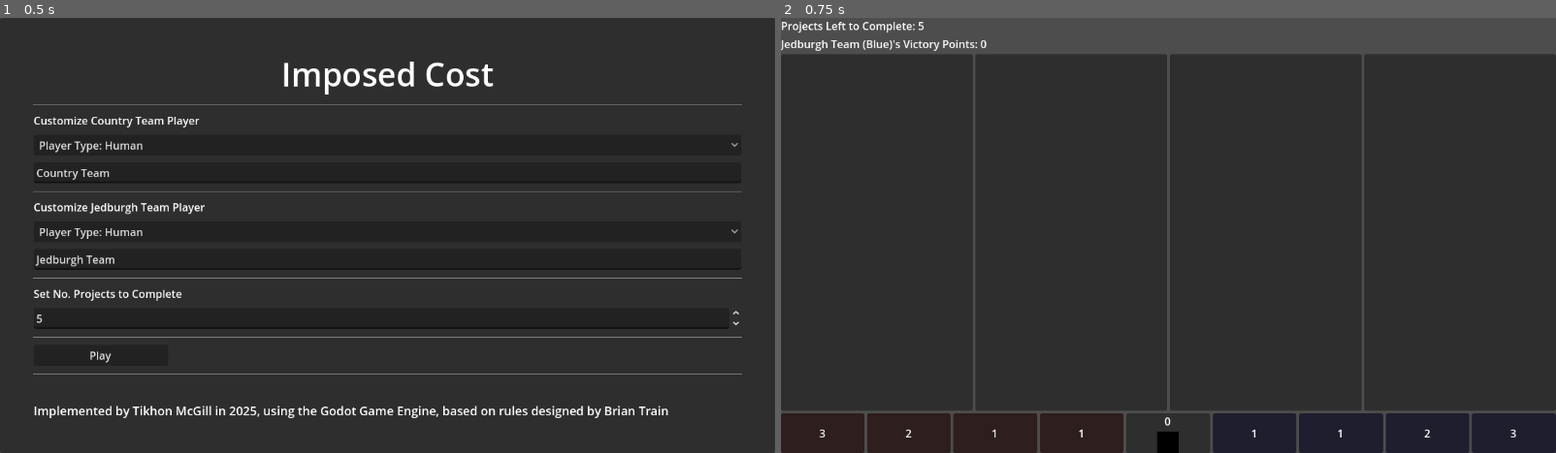
Above: before the commit, frames 1-2 (left to right).
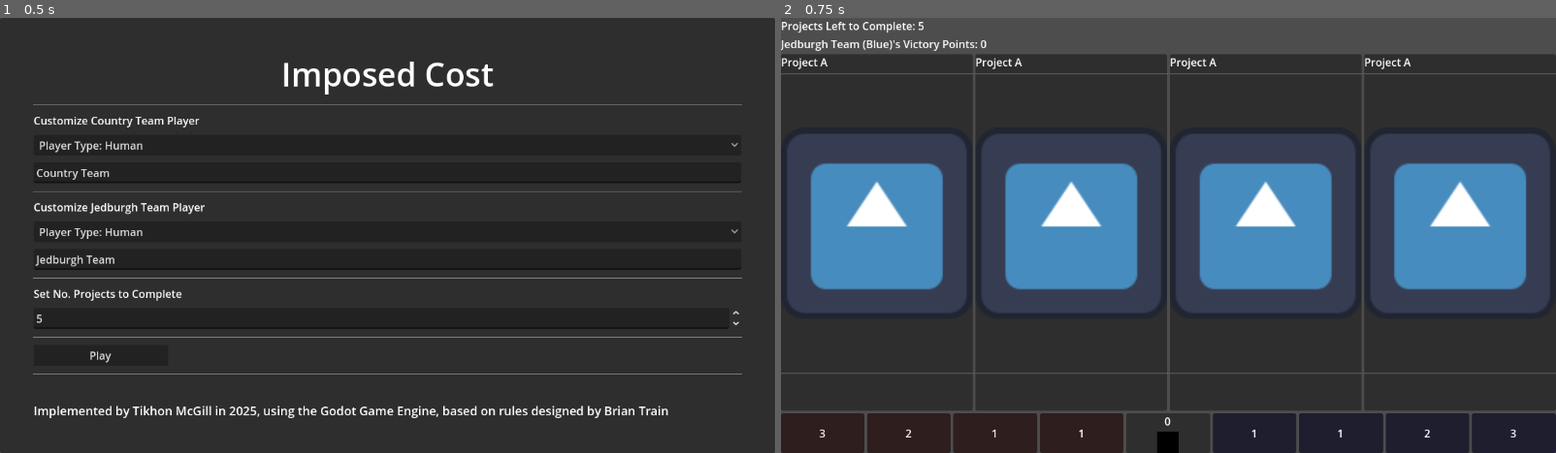
Above: after the commit, the same moments.

Repository: TikhonMcGill/ImposedCost
Game: Godot game, scene res://assets/scenes/main_menu/main_menu.tscn
Same seed, same stepped clock (60 frames per second), same inputs: the game is played once before the commit and once after it. The engine's default icon, where the game draws it, is replaced by a stand-in: a white triangle on a blue panel in a dark square.
Inputs:
- Up to frame 1 (0.5 s): no input
- Up to frame 2 (0.75 s): click "Play" at 0.5 s

Frame 1 is identical in both runs. In frame 2, 38% of the frame differs, in the area x 0-100%, y 9-82%.
Error in both runs: Assertion failed: Human, Utility, Minimax not Implemented yet (res://assets/scenes/game/game.gd:27)

Commit message:
Refactor ProjectContainer to set, not create new

Diff:
--- a/assets/scenes/game/game.gd
+++ b/assets/scenes/game/game.gd
@@ -78,23 +78,13 @@
 func handle_jedburgh_player_move(move: Move) -> void:
 	game_state.make_move(move)
 
-#Create a Project Container, inserting it into a specific slot
-func create_project_container(project: Project, slot: int) -> ProjectContainer:
+#Set a Project Container's Project In a Specific Slot
+func set_container_project(project: Project, slot: int) -> void:
 	var letter_indices: PackedStringArray = ["A","B","C","D"]
 
-	#Create a Project Container for the Project
-	var new_container: ProjectContainer = PROJECT_CONTAINER_SCENE.instantiate()
-
 	#If the Container for the relevant Project Slot is occupied, delete its children
-	var project_container: PanelContainer = project_container_container.get_child(slot)
-	if project_container.get_child_count() > 0:
-		for c: Node in project_container.get_children():
-			c.queue_free()
-	project_container.add_child(new_container)
-
-	new_container.set_project(project)
-
-	return new_container
+	var project_container: ProjectContainer = project_container_container.get_child(slot)
+	project_container.set_project(project)
 
 #Blacken a Project Container, implying it is completed
 func _darken_project_container(slot: int) -> void:
@@ -110,7 +100,7 @@
 
 	game_state.projects_to_complete = GameManager.settings.projects_to_complete
 	game_state.move_taken.connect(handle_move_taken)
-	game_state.project_set.connect(create_project_container)
+	game_state.project_set.connect(set_container_project)
 	game_state.project_completed.connect(_darken_project_container)
 	game_state.host_nation_influence_changed.connect(host_nation_influence_track.set_hn_influence)
 
--- a/assets/scenes/game/game.tscn
+++ b/assets/scenes/game/game.tscn
@@ -1,7 +1,8 @@
-[gd_scene load_steps=3 format=3 uid="uid://bhuq1yrd5xvgf"]
+[gd_scene load_steps=4 format=3 uid="uid://bhuq1yrd5xvgf"]
 
 [ext_resource type="Script" uid="uid://dbckof6gs7uaj" path="res://assets/scenes/game/game.gd" id="1_u5a5u"]
 [ext_resource type="PackedScene" uid="uid://c6is68qvrlrb2" path="res://assets/scenes/game/host_nation_influence_track/host_nation_influence_track.tscn" id="2_0bv3r"]
+[ext_resource type="PackedScene" uid="uid://cqmvug1vyaxk5" path="res://assets/scenes/game/project_container/project_container.tscn" id="2_oblms"]
 
 [node name="Game" type="Node"]
 script = ExtResource("1_u5a5u")
@@ -23,21 +24,17 @@
 layout_mode = 2
 size_flags_vertical = 3
 
-[node name="ProjectAContainer" type="PanelContainer" parent="GameBoard/ProjectContainerContainer"]
+[node name="ProjectAContainer" parent="GameBoard/ProjectContainerContainer" instance=ExtResource("2_oblms")]
 layout_mode = 2
-size_flags_horizontal = 3
 
-[node name="ProjectBContainer" type="PanelContainer" parent="GameBoard/ProjectContainerContainer"]
+[node name="ProjectBContainer" parent="GameBoard/ProjectContainerContainer" instance=ExtResource("2_oblms")]
 layout_mode = 2
-size_flags_horizontal = 3
 
-[node name="ProjectCContainer" type="PanelContainer" parent="GameBoard/ProjectContainerContainer"]
+[node name="ProjectCContainer" parent="GameBoard/ProjectContainerContainer" instance=ExtResource("2_oblms")]
 layout_mode = 2
-size_flags_horizontal = 3
 
-[node name="ProjectDContainer" type="PanelContainer" parent="GameBoard/ProjectContainerContainer"]
+[node name="ProjectDContainer" parent="GameBoard/ProjectContainerContainer" instance=ExtResource("2_oblms")]
 layout_mode = 2
-size_flags_horizontal = 3
 
 [node name="HostNationInfluenceTrack" parent="GameBoard" instance=ExtResource("2_0bv3r")]
 layout_mode = 2
--- a/assets/scenes/game/project_container/project_container.gd
+++ b/assets/scenes/game/project_container/project_container.gd
@@ -1,22 +1,21 @@
 class_name ProjectContainer
-extends VBoxContainer
+extends PanelContainer
 
 ##A GUI Container representing an Imposed Cost Project
 
-@onready var project_label: Label = $ProjectLabel ##Label for the Project Place (A, B, C or D)
+@onready var project_label: Label = $VBoxContainer/ProjectLabel
 
-@onready var project_card_texture_rect: TextureRect = $ProjectCardTextureRect ##TextureRect for Project Card's Image
+@onready var project_card_texture_rect: TextureRect = $VBoxContainer/ProjectCardTextureRect
 
-@onready var project_name_label: Label = $ProjectNameLabel ##Label to write the name of the Project in
-@onready var time_label: Label = $TimeLabel ##Label for the Project's Time Value
-@onready var budget_label: Label = $BudgetLabel ##Label for the Project's Budget Value
+@onready var time_label: Label = $VBoxContainer/TimeLabel
+@onready var budget_label: Label = $VBoxContainer/BudgetLabel
 
 var my_project: Project ##The Project this Container represents, updated per-frame
 
 func _process(delta: float) -> void:
-	project_name_label.text = my_project.project_card.card_name
-	time_label.text = "Time: %d" % my_project.time
-	budget_label.text = "Budget: %d" % my_project.budget
+	if my_project != null:
+		time_label.text = "Time: %d" % my_project.time
+		budget_label.text = "Budget: %d" % my_project.budget
 
 ##Set the Project Container's Project
 func set_project(project: Project) -> void:
--- a/assets/scenes/game/project_container/project_container.tscn
+++ b/assets/scenes/game/project_container/project_container.tscn
@@ -3,32 +3,37 @@
 [ext_resource type="Script" uid="uid://ob3wqgfc5mn2" path="res://assets/scenes/game/project_container/project_container.gd" id="1_7lc6d"]
 [ext_resource type="Texture2D" uid="uid://b7gejfpcrvx6y" path="res://icon.svg" id="1_ds58a"]
 
-[node name="ProjectContainer" type="VBoxContainer"]
+[node name="ProjectContainer" type="PanelContainer"]
+anchors_preset = 15
+anchor_right = 1.0
+anchor_bottom = 1.0
+grow_horizontal = 2
+grow_vertical = 2
 size_flags_horizontal = 3
 size_flags_vertical = 3
 script = ExtResource("1_7lc6d")
 
-[node name="ProjectLabel" type="Label" parent="."]
+[node name="VBoxContainer" type="VBoxContainer" parent="."]
+layout_mode = 2
+
+[node name="ProjectLabel" type="Label" parent="VBoxContainer"]
 layout_mode = 2
 text = "Project A"
 
-[node name="HSeparator2" type="HSeparator" parent="."]
+[node name="HSeparator2" type="HSeparator" parent="VBoxContainer"]
 layout_mode = 2
 
-[node name="ProjectCardTextureRect" type="TextureRect" parent="."]
+[node name="ProjectCardTextureRect" type="TextureRect" parent="VBoxContainer"]
 layout_mode = 2
 size_flags_vertical = 3
 texture = ExtResource("1_ds58a")
 stretch_mode = 5
 
-[node name="HSeparator" type="HSeparator" parent="."]
+[node name="HSeparator" type="HSeparator" parent="VBoxContainer"]
 layout_mode = 2
 
-[node name="ProjectNameLabel" type="Label" parent="."]
+[node name="TimeLabel" type="Label" parent="VBoxContainer"]
 layout_mode = 2
 
-[node name="TimeLabel" type="Label" parent="."]
+[node name="BudgetLabel" type="Label" parent="VBoxContainer"]
 layout_mode = 2
-
-[node name="BudgetLabel" type="Label" parent="."]
-layout_mode = 2
Not shown, changed: admin/plans.txt
